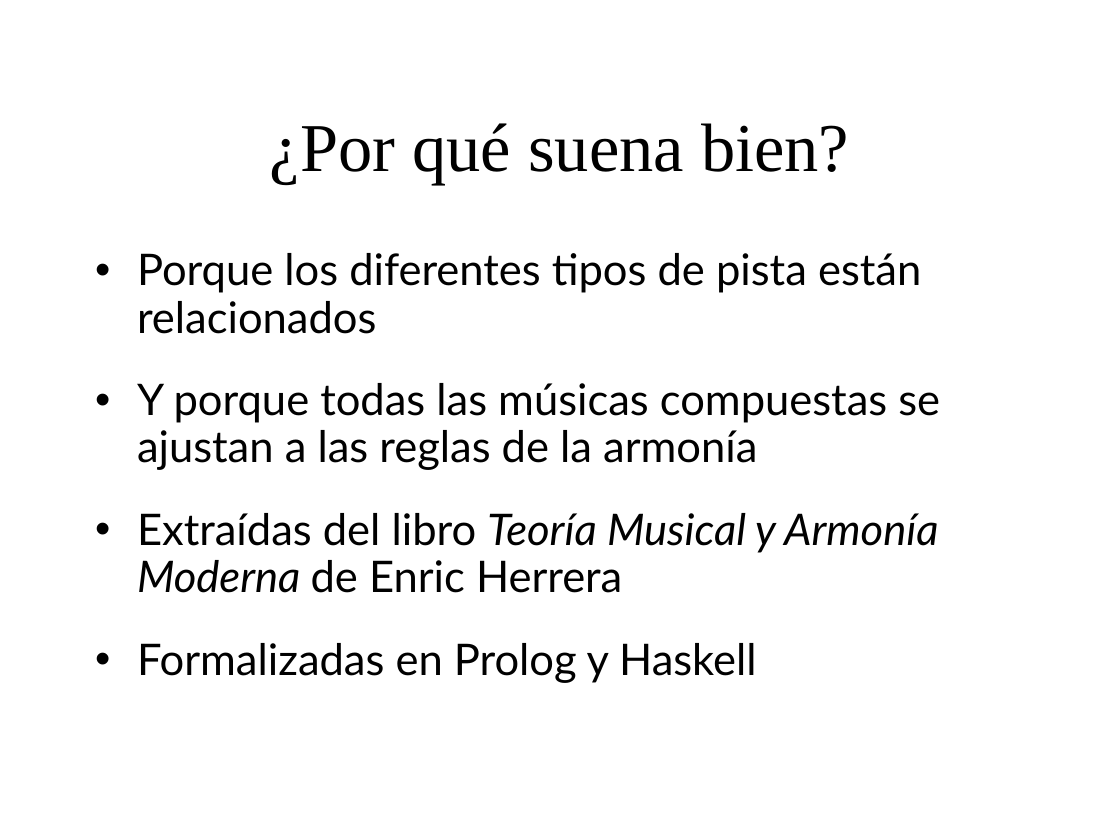
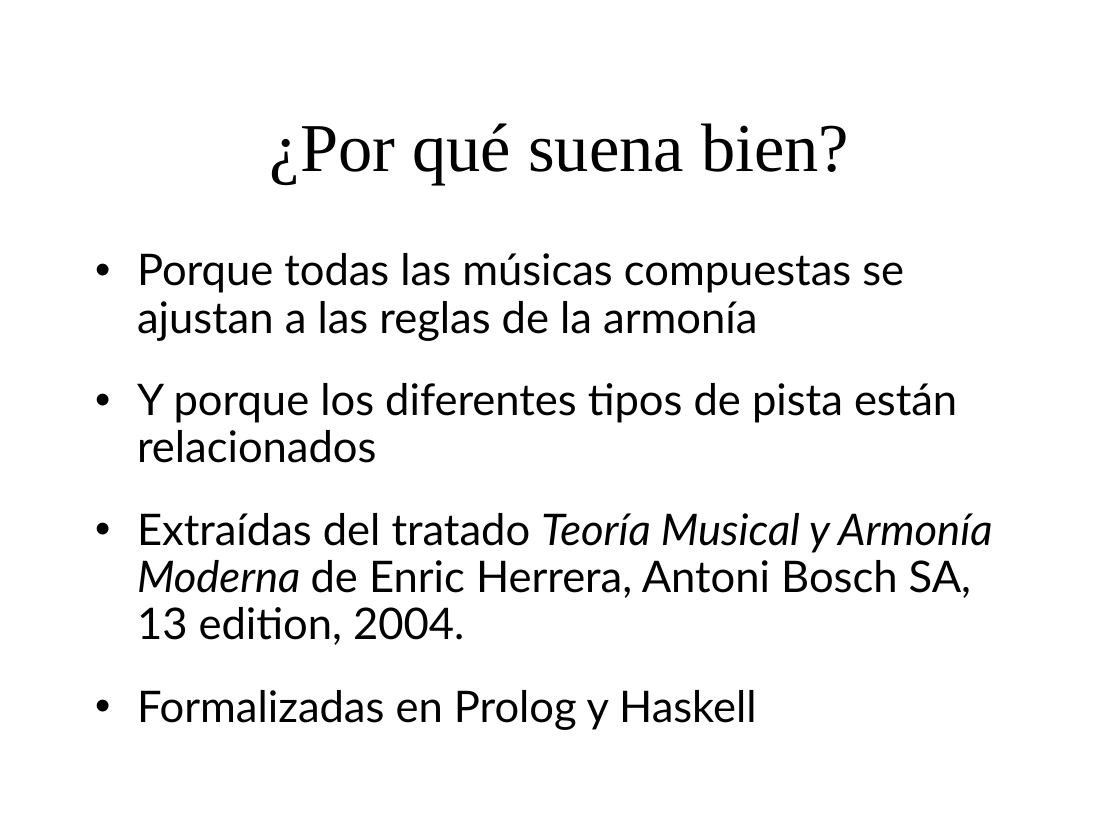
Before and after one commit to BackupTheBerlios/genaro, a slide deck: slide 13 of Documentos/MemoriaSSII/presentacion_proyecto.ppt (slide 12 before the commit). Drawn at 1120x840 pixels with LibreOffice and Linux fonts; fonts in the diff are those of the drawing; background and template pictures are left out. Boxes give left, top, right and bottom in pixels: in the first picture for what was removed or moved away, otherwise in the second. Text is boxed around its words. In the diff, an @@ line names an element or a change of style, - is before the commit and + after.

```diff
--- a/Documentos/MemoriaSSII/presentacion_proyecto.ppt
+++ b/Documentos/MemoriaSSII/presentacion_proyecto.ppt
@@ text at (137,253,992,645): text changed @@
-• Porque los diferentes tipos de pista están relacionados
-• Y porque todas las músicas compuestas se ajustan a las reglas de la armonía
-• Extraídas del libro Teoría Musical y Armonía Moderna de Enric Herrera
+• Porque todas las músicas compuestas se ajustan a las reglas de la armonía
+• Y porque los diferentes tipos de pista están relacionados
+• Extraídas del tratado Teoría Musical y Armonía Moderna de Enric Herrera, Antoni Bosch SA, 13 edition, 2004.
```
Also in this commit, not shown: 29 other slides changed, 6 slides added.
